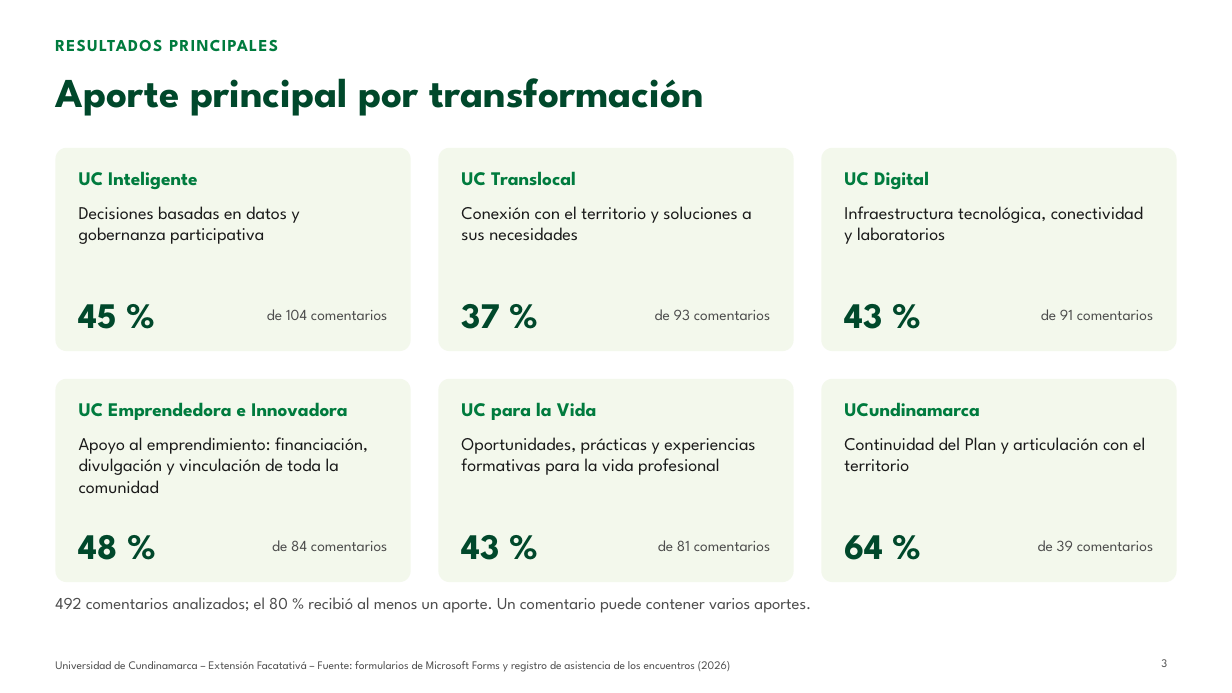
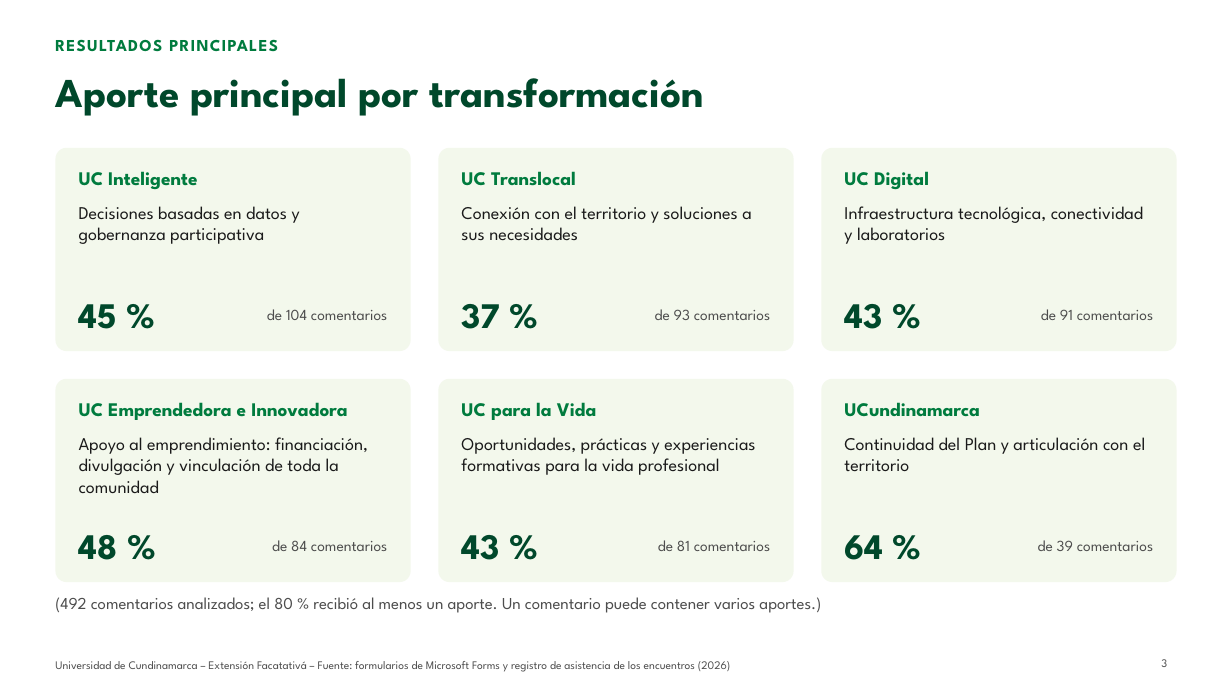
Before and after one commit to Nicolaserd/Planeacion_estrategica_transformaciones_temas, a slide deck: slide 3 of flujo_bert_jev/informe/presentaciones/Presentacion_Extension_Facatativa_BERT_Jev.pptx. Drawn at 1232x693 pixels with LibreOffice and Linux fonts; fonts in the diff are those of the drawing; background and template pictures are left out. Boxes give left, top, right and bottom in pixels: in the first picture for what was removed or moved away, otherwise in the second. Text is boxed around its words. In the diff, an @@ line names an element or a change of style, - is before the commit and + after.

```diff
--- a/flujo_bert_jev/informe/presentaciones/Presentacion_Extension_Facatativa_BERT_Jev.pptx
+++ b/flujo_bert_jev/informe/presentaciones/Presentacion_Extension_Facatativa_BERT_Jev.pptx
@@ text at <box>55,597,821,613</box>: text changed @@
-492 comentarios analizados; el 80 % recibió al menos un aporte. Un comentario puede contener varios aportes.
+(492 comentarios analizados; el 80 % recibió al menos un aporte. Un comentario puede contener varios aportes.)
```
Also in this commit, not shown: 7 other slides changed, 23 other files.
